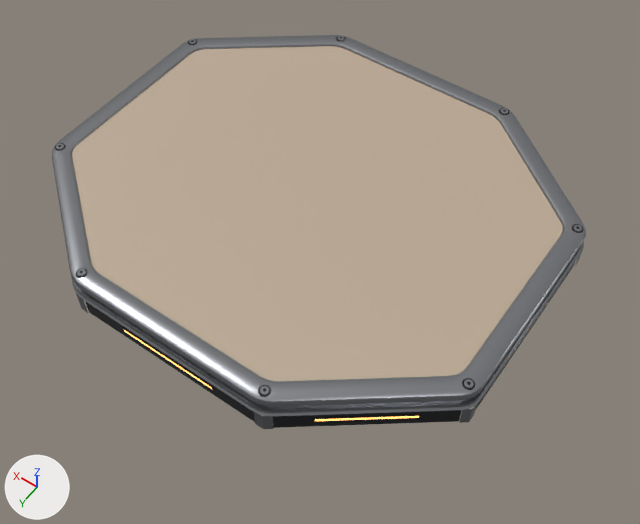
The glTF model public/store/pad_kit.glb: old version first, new version second.
Before and after are seen from a camera (50 mm lens) standing at (-1.229, 1.655, 2.242) and looking at (-0.082, 0.05, -0.28). The axes (+X, +Y, +Z) are drawn at lower left. The lights are the same throughout. The older version comes first. Where no turn or scale is listed for an object, it has been applied to the vertices.

In view in the first picture: 'PAD_BEZEL', 'PAD_DECK', 'PAD_SKIRT' and 2 more.
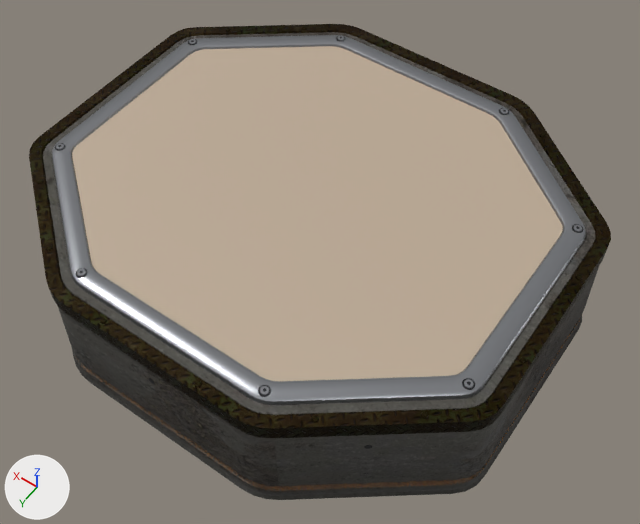
Where the change shows, as pixel boxes (x1, y1, x2, y2) in the pictures (640 x 524 px):
```json
{"object": "STREET_BASE", "change": "added", "after": [43, 32, 599, 500], "faces in mat_street_concrete": [43, 32, 599, 500]}
{"object": "STREET_EDGE", "change": "added", "after": [29, 24, 611, 438]}
{"object": "PAD_SKIRT", "change": "unchanged, covered by the edit", "before": [76, 233, 583, 429]}
```

The change, as JSON lines over the scene's bpy script:
```json
{"op": "add", "block": "img_metal_plate_diff_2k", "code": ["img_metal_plate_diff_2k = load_image('metal_plate_diff_2k', '_unpacked/metal_plate_diff_2k', 1024, 1024, 'sRGB')"]}
{"op": "add", "block": "img_metal_plate_rough_2k", "code": ["img_metal_plate_rough_2k = load_image('metal_plate_rough_2k', '_unpacked/metal_plate_rough_2k', 1024, 1024, 'Non-Color')"]}
{"op": "add", "block": "img_metal_plate_nor_gl_2k", "code": ["img_metal_plate_nor_gl_2k = load_image('metal_plate_nor_gl_2k', '_unpacked/metal_plate_nor_gl_2k', 1024, 1024, 'Non-Color')"]}
{"op": "add", "block": "img_dirty_concrete_nor_gl_2k", "code": ["img_dirty_concrete_nor_gl_2k = load_image('dirty_concrete_nor_gl_2k', '_unpacked/dirty_concrete_nor_gl_2k', 1024, 1024, 'Non-Color')"]}
{"op": "add", "block": "img_dirty_concrete_diff_2k", "code": ["img_dirty_concrete_diff_2k = load_image('dirty_concrete_diff_2k', '_unpacked/dirty_concrete_diff_2k', 1024, 1024, 'sRGB')"]}
{"op": "add", "block": "img_dirty_concrete_rough_2k", "code": ["img_dirty_concrete_rough_2k = load_image('dirty_concrete_rough_2k', '_unpacked/dirty_concrete_rough_2k', 1024, 1024, 'Non-Color')"]}
{"op": "add", "block": "mat_street_galv", "code": ["mat_street_galv = bpy.data.materials.new('street-galv')", "# colours: light grey #bcc0c8, mixed with the vertex colours", "# uses the picture img_metal_plate_diff_2k", "# uses the picture img_metal_plate_nor_gl_2k", "# uses the picture img_metal_plate_rough_2k"]}
{"op": "add", "block": "mat_street_concrete", "code": ["mat_street_concrete = bpy.data.materials.new('street-concrete')", "# colours: grey #8e8e91, mixed with the vertex colours", "# uses the picture img_dirty_concrete_diff_2k", "# uses the picture img_dirty_concrete_nor_gl_2k", "# uses the picture img_dirty_concrete_rough_2k"]}
{"op": "add", "block": "mat_street_hole", "code": ["mat_street_hole = bpy.data.materials.new('street-hole')", "# nodes: BsdfPrincipled, Mix, OutputMaterial, VertexColor", "# colours: black #19191d, mixed with the vertex colours"]}
{"op": "add", "block": "me_street_edge", "code": ["me_street_edge = bpy.data.meshes.new('STREET_EDGE')", "me_street_edge.from_pydata(...)  # 576 vertices, 1024 faces; spans x -0.94..0.94, y -0.83..0.83, z -0.05..0.01", "me_street_edge.materials.append(mat_street_galv)"]}
{"op": "add", "block": "me_street_base", "code": ["me_street_base = bpy.data.meshes.new('STREET_BASE')", "me_street_base.from_pydata(...)  # 528 vertices, 704 faces; spans x -0.95..0.95, y -0.84..0.84, z -0.45..0.0", "# faces by material slot: [448, 256]", "me_street_base.materials.append(mat_street_concrete)", "me_street_base.materials.append(mat_street_hole)"]}
{"op": "add", "block": "ob_street_edge", "code": ["ob_street_edge = bpy.data.objects.new('STREET_EDGE', me_street_edge)", "ob_street_edge.location = (0.0, 0.0, 0.0)"]}
{"op": "add", "block": "ob_street_base", "code": ["ob_street_base = bpy.data.objects.new('STREET_BASE', me_street_base)", "ob_street_base.location = (0.0, 0.0, 0.0)"]}
```
